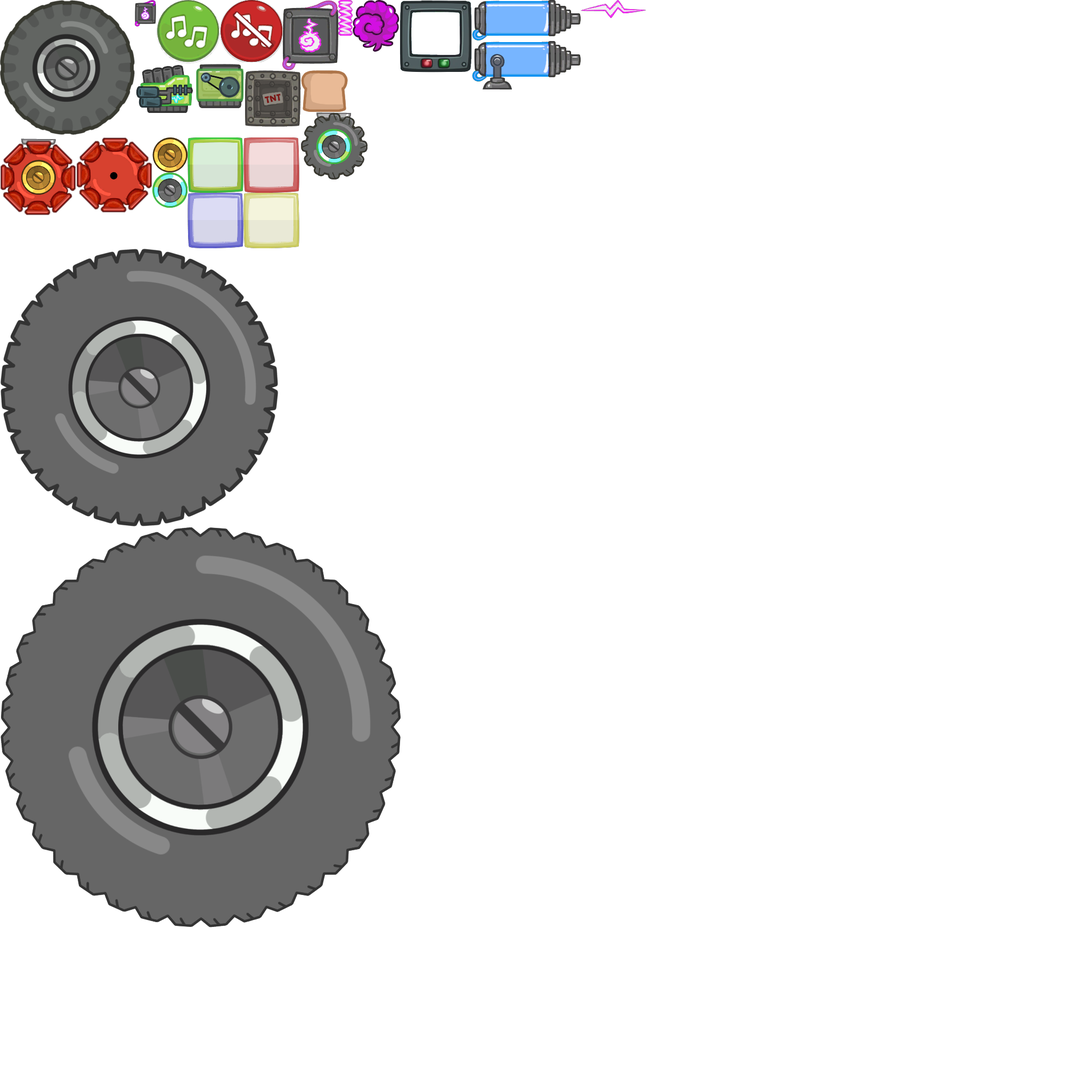
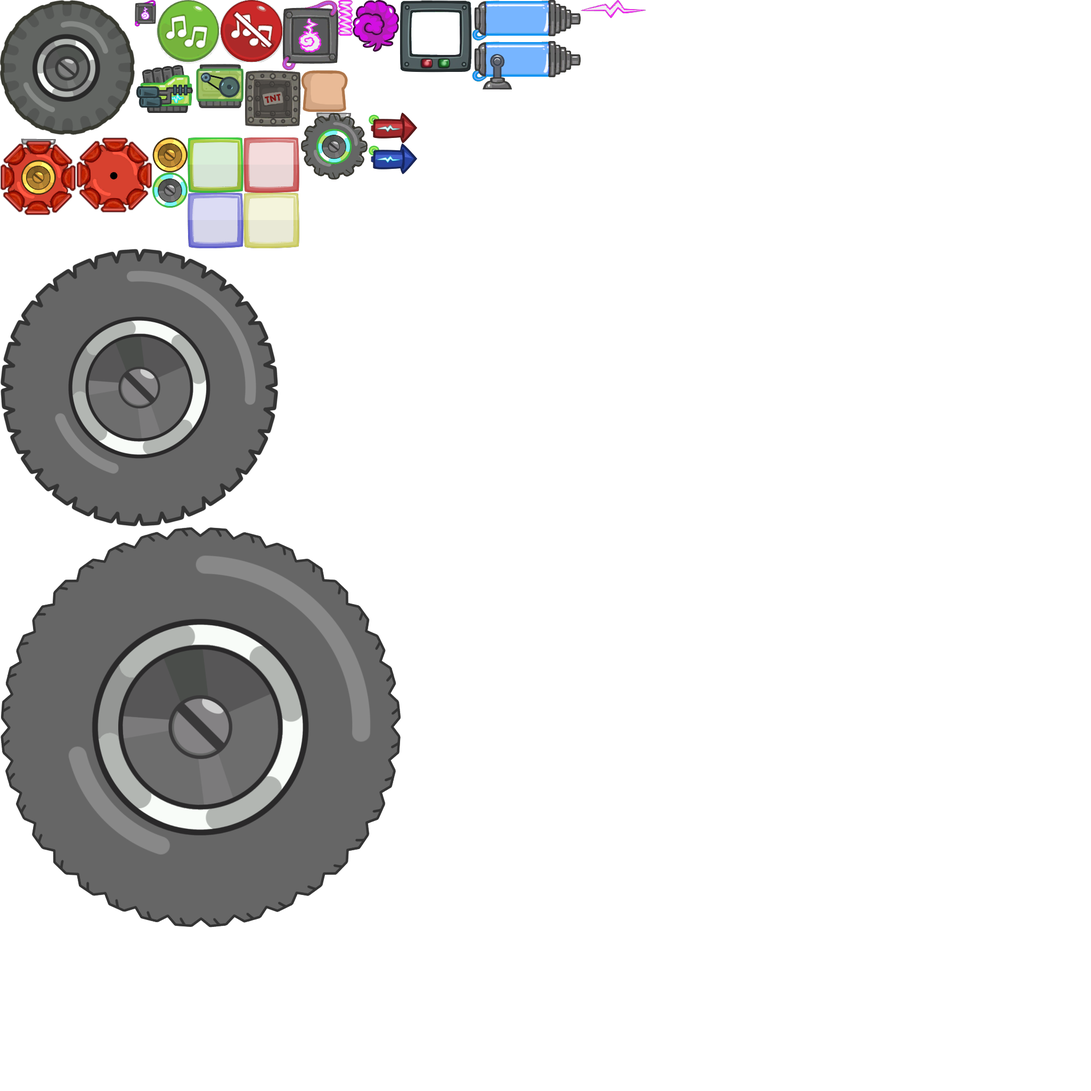
Layer changes from the first w=1091, h=1091 image to the second:
added layer "Blue Alien Rocket" above "Red Alien Rocket" over [left=368, top=143, right=418, bottom=175]
added layer "Red Alien Rocket" above "Reverse Off Road Wheel Icon" over [left=368, top=112, right=418, bottom=144]
